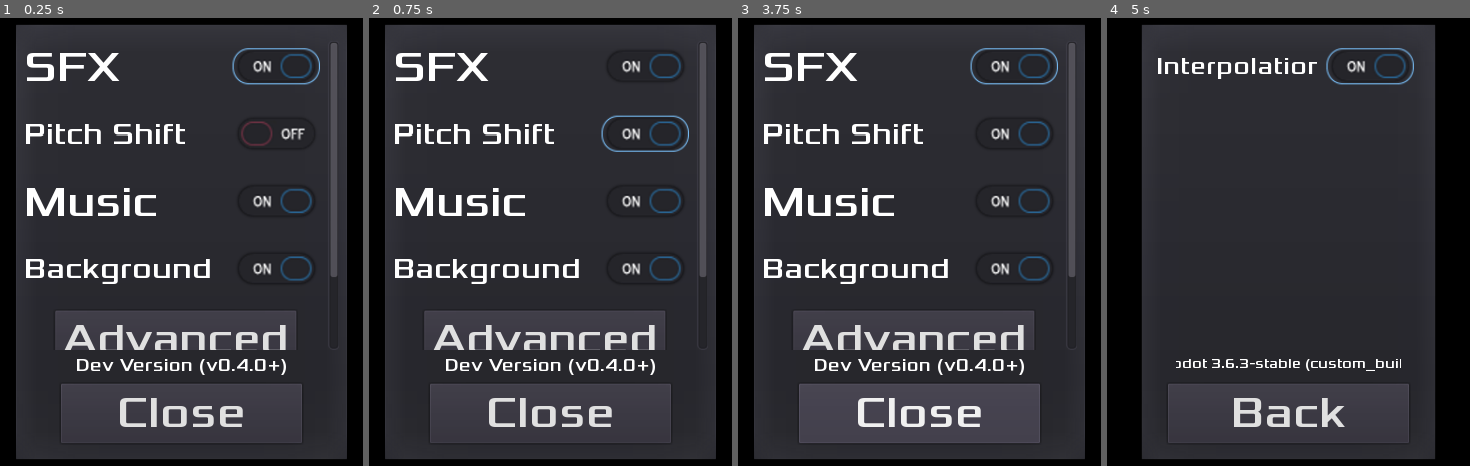
Above: before the commit, frames 1-4 (left to right).
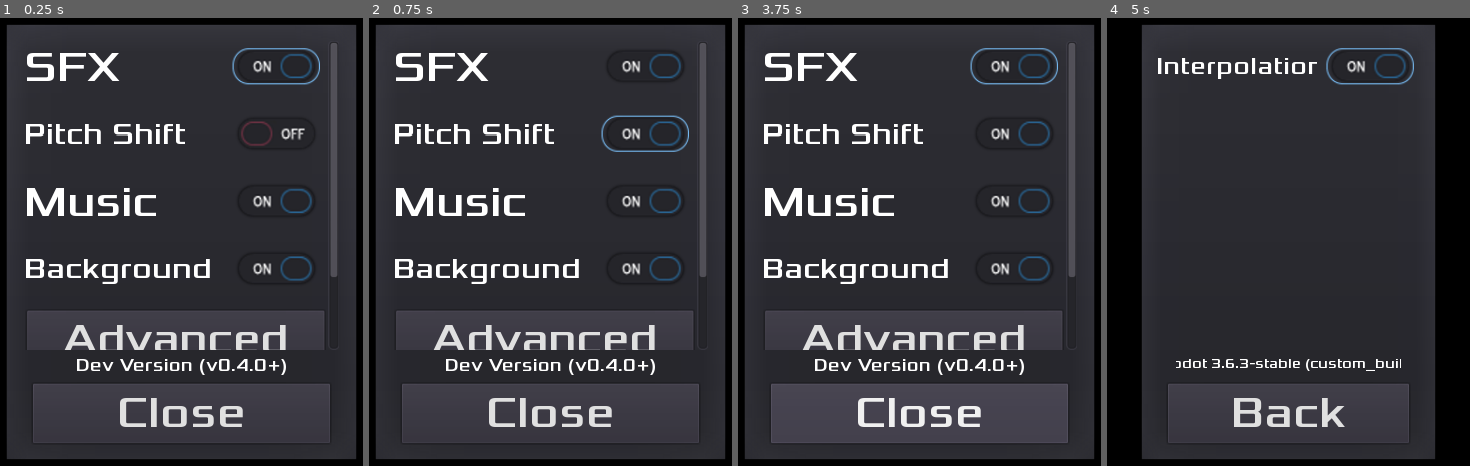
Above: after the commit, the same moments.

Repository: tomas7770/RunJump
Game: Godot game, scene res://scenes/SettingsHUD/SettingsHUD.tscn
Same seed, same stepped clock (60 frames per second), same inputs: the game is played once before the commit and once after it. This scene is started directly instead of the project's main scene. Sound files missing from this copy of the repository are replaced by a short silence.
Inputs (mouse positions are in pixels of both pictures, inside the frame that each line leads up to):
- Up to frame 1 (0.25 s): no input
- Up to frame 2 (0.75 s): click (644, 134) at 0.5 s
- Up to frame 3 (3.75 s): click "Advanced" at 1.25 s; click (1002, 67) at 2 s; click (1002, 67) at 2.75 s; click "Back" at 3.5 s
- Up to frame 4 (5 s): click "Advanced" at 4.25 s

The runs differ from the first frame. In frame 1, 6.2% of the frame differs, in the area x 1-99%, y 1-99%; in frame 2, 6.2%; in frame 3, 7.4%; in frame 4, nothing differs.

Commit message:
Tweak settings HUD size

Diff:
--- a/scenes/SettingsHUD/SettingsHUD.tscn
+++ b/scenes/SettingsHUD/SettingsHUD.tscn
@@ -69,9 +69,9 @@
 anchor_top = 0.5
 anchor_right = 0.5
 anchor_bottom = 0.5
-margin_left = -180.0
+margin_left = -190.0
 margin_top = -235.0
-margin_right = 180.0
+margin_right = 190.0
 margin_bottom = 235.0
 popup_exclusive = true
 
@@ -180,11 +180,11 @@
 }
 
 [node name="AdvButton" type="Button" parent="HUD_Container/MainSettings/ScrollContainer/VBoxContainer"]
-margin_left = 33.0
+margin_left = 3.0
 margin_top = 288.0
-margin_right = 291.0
+margin_right = 321.0
 margin_bottom = 352.0
-rect_min_size = Vector2( 258, 64 )
+rect_min_size = Vector2( 318, 64 )
 size_flags_horizontal = 4
 custom_fonts/font = SubResource( 7 )
 text = "Advanced"
@@ -194,11 +194,11 @@
 }
 
 [node name="CreditsButton" type="Button" parent="HUD_Container/MainSettings/ScrollContainer/VBoxContainer"]
-margin_left = 33.0
+margin_left = 3.0
 margin_top = 368.0
-margin_right = 291.0
+margin_right = 321.0
 margin_bottom = 432.0
-rect_min_size = Vector2( 258, 64 )
+rect_min_size = Vector2( 318, 64 )
 size_flags_horizontal = 4
 custom_fonts/font = SubResource( 7 )
 text = "Credits"
@@ -212,9 +212,9 @@
 anchor_top = 1.0
 anchor_right = 0.5
 anchor_bottom = 1.0
-margin_left = -129.0
+margin_left = -159.0
 margin_top = -84.0
-margin_right = 129.0
+margin_right = 159.0
 margin_bottom = -20.0
 custom_fonts/font = SubResource( 3 )
 text = "Close"
